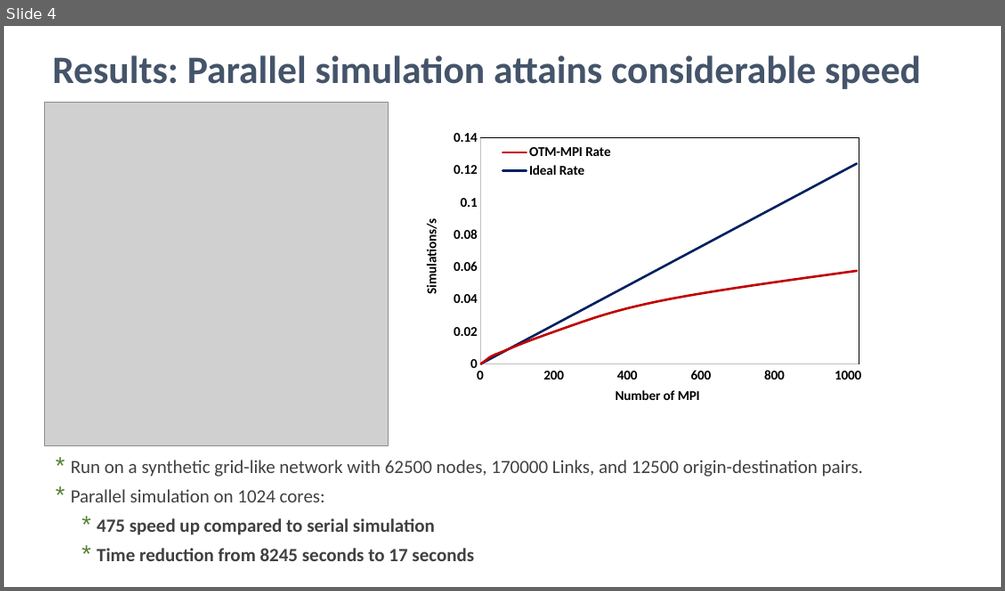
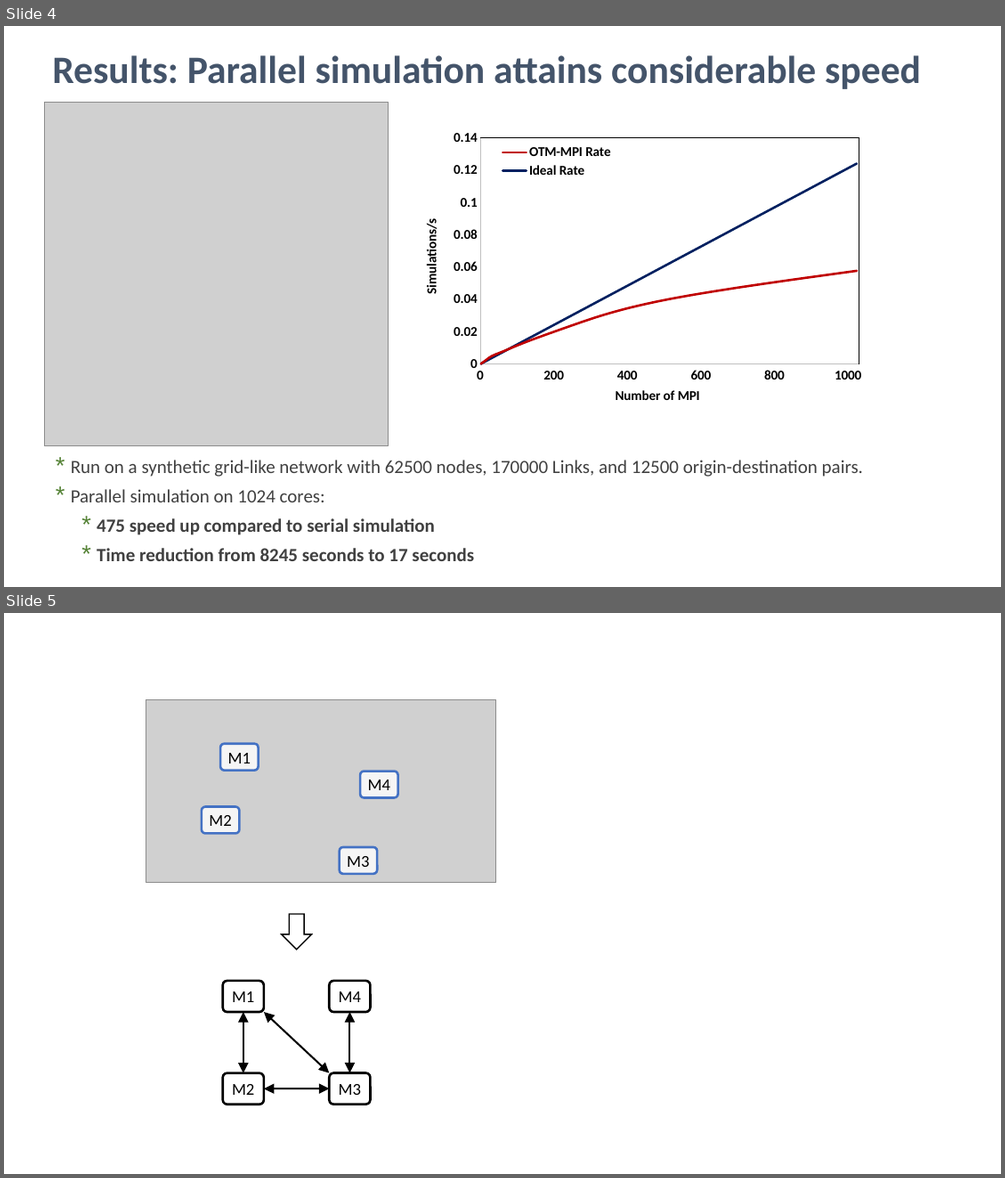
Before and after one commit to ggomes/OTM_MPI, a slide deck: figs/figs.pptx. Shown one above the other, each under a label of ours: slide 4 before the commit, slides 4 and 5 after it. The pictures are 1005x591 and 1005x1178 pixels, drawn with LibreOffice and Linux fonts; fonts in the diff are those of the drawing; grey boxes stand for pictures. Boxes give left, top, right and bottom in pixels: in the first picture for what was removed or moved away, otherwise in the second. Text is boxed around its words. In the diff, an @@ line names an element or a change of style, - is before the commit and + after.

```diff
--- a/figs/figs.pptx
+++ b/figs/figs.pptx
@@ slide 5 added at (4, 613, 1001, 1174), background #FFFFFF @@
@@ group added at (146, 699, 496, 1104): 8 rounded rectangles, 4 double arrows, 1 picture, 1 right arrow @@
+M1
+M2
+M3
+M4
+M1
+M2
+M3
+M4
```
Also in this commit, not shown: 16 other files.
